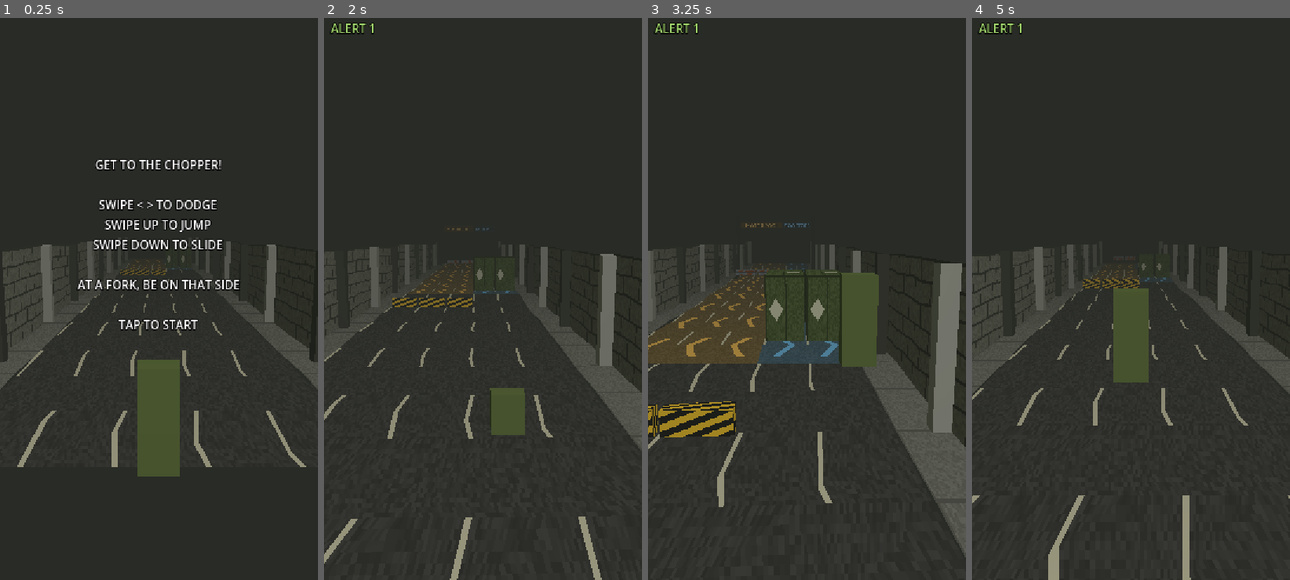
Above: before the commit, frames 1-4 (left to right).
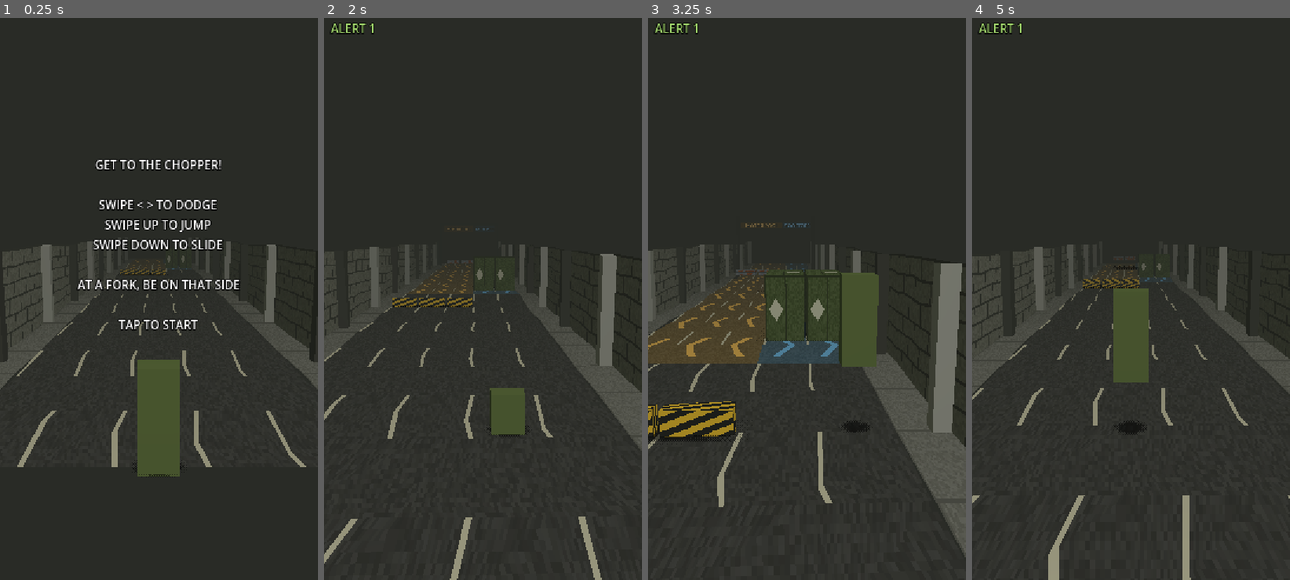
Above: after the commit, the same moments.

Repository: lhunt-gdev/get-to-the-chopper-test
Game: Godot game, scene res://game/levels/prototype_slice/prototype_slice.tscn
Two runs of this game, one before a commit and one after it. Both use one fixed random seed, a clock stepped at 60 frames per second and the inputs below.
Inputs (mouse positions are in pixels of both pictures, inside the frame that each line leads up to):
- Up to frame 1 (0.25 s): no input
- Up to frame 2 (2 s): tap Enter (ui_accept) at 0.5, 0.77 s; move the mouse to (552, 270) at 0.52 s; hold Right (ui_right) 0.53-1.25 s; click (552, 270) at 0.67 s; drag from (419, 327) to (467, 411) at 1.27 s
- Up to frame 3 (3.25 s): move the mouse to (838, 175) at 2.02 s; hold Right (ui_right) 2.03-2.75 s; drag from (791, 411) to (711, 214) at 2.77 s
- Up to frame 4 (5 s): move the mouse to (1226, 383) at 3.52 s; hold Left (ui_left) 3.53-4.25 s; tap Enter (ui_accept) at 3.77, 4.25 s; drag from (1035, 214) to (1083, 158) at 4.27 s

The runs differ from the first frame. In frame 1, less than 0.1% of the frame differs, in the area x 38-59%, y 45-82%; in frame 2, less than 0.1%; in frame 3, 0.3%, in the area x 0-71%, y 48-76%; in frame 4, 0.2%.

Commit message:
Add dithered PS1 blob shadows under the player and obstacles
Playtest: hard to read what to duck under and jump over. Shadows sit
directly under each object, so overhead pipes show a gap to their shadow
and barriers' shadows touch their base. The player's shadow stays on the
ground and shrinks with jump height. Edges fade out with a 4x4 ordered
dither at the internal resolution. Numbers live in Tuning (Shadows).

Also logs the road-split direction and an ambient lighting pass (OPEN).

Co-Authored-By: Claude Opus 5.5 <noreply@anthropic.com>

Diff:
--- /dev/null
+++ b/assets/shaders/psx/psx_blob_shadow.gdshader
@@ -0,0 +1,37 @@
+// PS1-style blob shadow: darkens whatever is under it, and fades out at the edges with a
+// 4x4 ordered dither in screen pixels (the 270x480 internal resolution makes it chunky).
+shader_type spatial;
+render_mode blend_mul, unshaded, fog_disabled, cull_disabled, depth_draw_never, shadows_disabled;
+
+// How much the centre darkens the ground (0 = no shadow, 1 = black).
+uniform float opacity : hint_range(0.0, 1.0) = 0.55;
+// Fraction of the blob, from the edge inward, that is dithered.
+uniform float softness : hint_range(0.01, 1.0) = 0.5;
+// false = ellipse (player), true = rounded rectangle (obstacles).
+uniform bool rectangle = false;
+// Same grid as psx_lit, so the shadow wobbles with the ground.
+uniform float snap_resolution = 90.0;
+
+const float BAYER[16] = float[](
+	0.0 / 16.0, 8.0 / 16.0, 2.0 / 16.0, 10.0 / 16.0,
+	12.0 / 16.0, 4.0 / 16.0, 14.0 / 16.0, 6.0 / 16.0,
+	3.0 / 16.0, 11.0 / 16.0, 1.0 / 16.0, 9.0 / 16.0,
+	15.0 / 16.0, 7.0 / 16.0, 13.0 / 16.0, 5.0 / 16.0);
+
+void vertex() {
+	vec4 clip = PROJECTION_MATRIX * MODELVIEW_MATRIX * vec4(VERTEX, 1.0);
+	vec3 ndc = clip.xyz / clip.w;
+	ndc.xy = round(ndc.xy * snap_resolution) / snap_resolution;
+	POSITION = vec4(ndc * clip.w, clip.w);
+}
+
+void fragment() {
+	vec2 p = abs(UV * 2.0 - 1.0);  // 0 at the centre, 1 at the edge
+	float d = rectangle ? max(p.x, p.y) : length(p);
+	float coverage = clamp((1.0 - d) / softness, 0.0, 1.0);
+	ivec2 cell = ivec2(FRAGCOORD.xy) % 4;
+	if (coverage <= BAYER[cell.y * 4 + cell.x]) {
+		discard;
+	}
+	ALBEDO = vec3(1.0 - opacity);
+}
--- a/game/config/tuning.gd
+++ b/game/config/tuning.gd
@@ -38,6 +38,19 @@
 ## LOCKED: junctions may slow the game but never pause it.
 @export_range(0.4, 1.0) var junction_time_scale: float = 0.7
 
+@export_group("Shadows")
+## How dark the centre of a blob shadow is (0 = none, 1 = black).
+@export_range(0.0, 1.0) var shadow_opacity: float = 0.55
+## How much of the shadow, from the edge in, is dithered away.
+@export_range(0.05, 1.0) var shadow_softness: float = 0.5
+## How far an obstacle's shadow spreads past its footprint, in metres.
+@export var shadow_margin: float = 0.3
+@export var player_shadow_size: float = 0.9
+## The player's shadow shrinks to this scale at the top of a jump...
+@export_range(0.1, 1.0) var player_shadow_min_scale: float = 0.5
+## ...reached at this height in metres.
+@export var player_shadow_fade_height: float = 2.0
+
 @export_group("Combat")
 @export var targeting_mode: TargetingMode = TargetingMode.HYBRID
 @export var target_cone_degrees: float = 35.0
--- a/game/levels/prototype_slice/prototype_slice.gd
+++ b/game/levels/prototype_slice/prototype_slice.gd
@@ -12,7 +12,7 @@
 	"barrier": {"size": Vector3(0.9, 0.5, 0.3), "y": 0.25, "tex": "hazard", "pass": "jump"},
 	"pipe": {"size": Vector3(0.9, 0.3, 0.3), "y": 1.3, "tex": "rust_pipe", "pass": "slide"},
 	"truck": {"size": Vector3(0.95, 2.2, 3.0), "y": 1.1, "tex": "truck", "pass": "dodge"},
-	"tripwire": {"size": Vector3(1.0, 0.05, 0.05), "y": 0.3, "color": Color("ff3030"), "pass": "jump_or_alert"},
+	"tripwire": {"size": Vector3(1.0, 0.05, 0.05), "y": 0.3, "color": Color("ff3030"), "pass": "jump_or_alert", "shadow": false},
 }
 
 ## How each area looks, picked by "theme" in route.json. Placeholder art, so you can tell where you are.
@@ -144,6 +144,8 @@
 				# BoxMesh lays its six faces out on a 3x2 grid, so this puts one tile on each face.
 				mesh.material_override = PsxMaterials.textured(_obstacle_texture(kind["tex"]), Vector2(3, 2))
 			_obstacles.append({"x": x, "at": at, "depth": size.z, "kind": ob["kind"], "pass": kind["pass"], "done": false, "mesh": mesh})
+		if kind.get("shadow", true):
+			_obstacle_shadows(seg, lanes.keys(), start + float(ob["at"]), kind["size"] * Vector3(tuning.lane_width, 1, 1))
 
 	if _graph.end_type(id) == "extract":
 		_spawn_chopper(seg, start + length + 3.0)
@@ -222,6 +224,26 @@
 
 func _ground(id: StringName) -> Texture2D:
 	return PsxTextures.asphalt() if _theme(id)["ground"] == "asphalt" else PsxTextures.concrete()
+
+
+## A blob shadow directly under an obstacle, one per run of neighbouring lanes, because
+## overlapping shadows multiply into dark seams. Under an overhead pipe the gap to its shadow says "duck".
+func _obstacle_shadows(parent: Node3D, lanes: Array, at: float, size: Vector3) -> void:
+	lanes.sort()
+	var runs: Array[Array] = []
+	for lane: int in lanes:
+		if runs.is_empty() or lane != runs[-1][-1] + 1:
+			runs.append([lane])
+		else:
+			runs[-1].append(lane)
+	for run in runs:
+		var x0 := _player.lane_x(run[0]) - size.x / 2.0
+		var x1 := _player.lane_x(run[-1]) + size.x / 2.0
+		var s := MeshInstance3D.new()
+		s.mesh = PsxMaterials.shadow_mesh(Vector2(x1 - x0, size.z) + Vector2.ONE * tuning.shadow_margin * 2.0)
+		s.material_override = PsxMaterials.shadow(true, tuning)
+		s.position = Vector3((x0 + x1) / 2.0, 0.03, -at)
+		parent.add_child(s)
 
 
 func _obstacle_texture(name: String) -> Texture2D:
--- a/game/player/player.gd
+++ b/game/player/player.gd
@@ -8,6 +8,7 @@
 var lane: int = 0
 var _y_velocity: float = 0.0
 var _slide_left: float = 0.0
+var _shadow: MeshInstance3D
 
 @onready var _body: MeshInstance3D = $Body
 
@@ -16,6 +17,12 @@
 	lane = tuning.lane_count / 2
 	position.x = lane_x(lane)
 	_body.material_override = PsxMaterials.flat(Color("5b6b3a"))
+	_shadow = MeshInstance3D.new()
+	_shadow.name = "Shadow"
+	_shadow.mesh = PsxMaterials.shadow_mesh(Vector2(tuning.player_shadow_size, tuning.player_shadow_size * 0.8))
+	_shadow.material_override = PsxMaterials.shadow(false, tuning)
+	add_child(_shadow)
+	_update_shadow()
 
 
 func _physics_process(delta: float) -> void:
@@ -35,6 +42,7 @@
 	var target_scale := 0.45 if is_sliding() else 1.0
 	_body.scale.y = move_toward(_body.scale.y, target_scale, delta * 10.0)
 	_body.position.y = 0.8 * _body.scale.y
+	_update_shadow()
 
 
 func handle_swipe(dir: Vector2i) -> void:
@@ -71,3 +79,10 @@
 
 func distance_run() -> float:
 	return -position.z
+
+
+## The shadow stays on the ground and shrinks as the player rises, so jump height is readable.
+func _update_shadow() -> void:
+	_shadow.position.y = 0.03 - position.y
+	var t := clampf(position.y / tuning.player_shadow_fade_height, 0.0, 1.0)
+	_shadow.scale = Vector3.ONE * lerpf(1.0, tuning.player_shadow_min_scale, t)
--- a/game/rendering/psx_materials.gd
+++ b/game/rendering/psx_materials.gd
@@ -3,6 +3,7 @@
 ## Shared PS1-style materials, one per colour, so batches stay cheap on mobile.
 
 const SHADER := preload("res://assets/shaders/psx/psx_lit.gdshader")
+const SHADOW_SHADER := preload("res://assets/shaders/psx/psx_blob_shadow.gdshader")
 
 static var _cache: Dictionary = {}
 
@@ -17,6 +18,28 @@
 	return _cache[key]
 
 
+## Blob shadow with dithered edges. rectangle = false gives an ellipse.
+static func shadow(rectangle: bool, tuning: Tuning) -> ShaderMaterial:
+	var key := "shadow_%s_%s_%s" % [rectangle, tuning.shadow_opacity, tuning.shadow_softness]
+	if not _cache.has(key):
+		var m := ShaderMaterial.new()
+		m.shader = SHADOW_SHADER
+		m.set_shader_parameter("rectangle", rectangle)
+		m.set_shader_parameter("opacity", tuning.shadow_opacity)
+		m.set_shader_parameter("softness", tuning.shadow_softness)
+		_cache[key] = m
+	return _cache[key]
+
+
+## A flat shadow mesh lying on the ground, centred on its node.
+static func shadow_mesh(size: Vector2) -> PlaneMesh:
+	var mesh := PlaneMesh.new()
+	mesh.size = size
+	mesh.subdivide_width = maxi(0, ceili(size.x / 2.0) - 1)
+	mesh.subdivide_depth = maxi(0, ceili(size.y / 2.0) - 1)
+	return mesh
+
+
 ## uv_scale sets how often the texture repeats across the mesh.
 static func textured(tex: Texture2D, uv_scale: Vector2 = Vector2.ONE) -> ShaderMaterial:
 	var key := "%d_%s" % [tex.get_rid().get_id(), uv_scale]
Not shown, added: assets/shaders/psx/psx_blob_shadow.gdshader.uid
Not shown, changed: docs/design/decision-log.md
